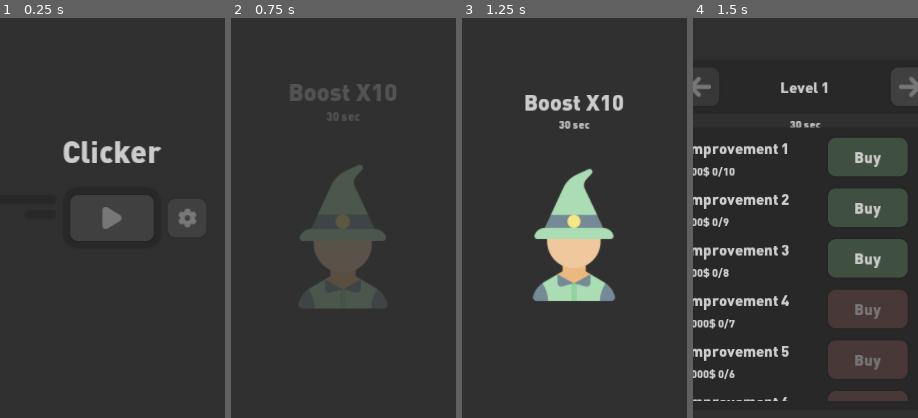
Above: before the commit, frames 1-4 (left to right).
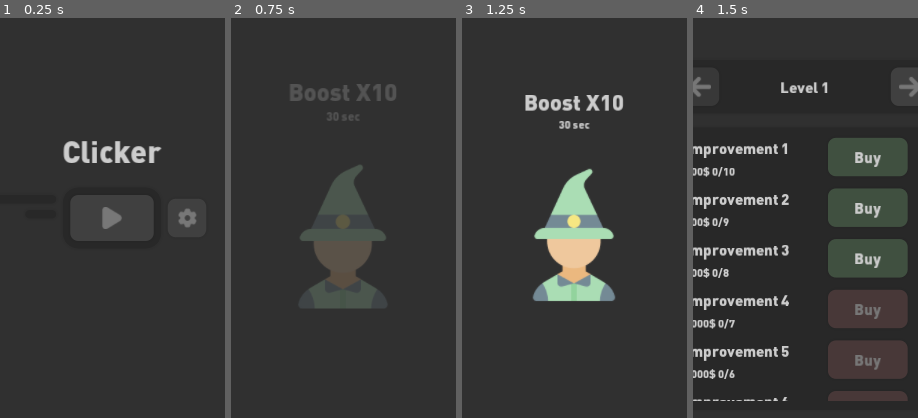
Above: after the commit, the same moments.

Repository: HixRaid/clicker
Game: Godot game, scene res://game/scenes/main.tscn
The game is run twice, just before and just after one commit, with the same random seed, the same clock (stepped at 60 frames per second) and the same inputs.
Inputs (mouse positions are % of the whole screen's width and height, from its top left):
- Up to frame 1 (0.25 s): no input
- Up to frame 2 (0.75 s): click (50, 50) at 0.5 s
- Up to frame 3 (1.25 s): no input
- Up to frame 4 (1.5 s): click (38, 96) at 1.25 s
The pictures show only the part of the screen within x 25-75%, y 25-75%; the shares and areas given below are measured in that part.

Frames 1-3 are identical in both runs. In frame 4, 0.2% of the frame differs, in the area x 43-57%, y 25-28%.

Commit message:
Added boost panel animation

Diff:
--- a/game/scenes/main.tscn
+++ b/game/scenes/main.tscn
@@ -27,6 +27,125 @@
 [ext_resource path="res://game/scripts/controllers/menu_controller.gd" type="Script" id=25]
 [ext_resource path="res://game/scripts/ui/main_control.gd" type="Script" id=26]
 
+[sub_resource type="Animation" id=9]
+length = 0.001
+tracks/0/type = "value"
+tracks/0/path = NodePath(".:visible")
+tracks/0/interp = 0
+tracks/0/loop_wrap = true
+tracks/0/imported = false
+tracks/0/enabled = true
+tracks/0/keys = {
+"times": PoolRealArray( 0 ),
+"transitions": PoolRealArray( 1 ),
+"update": 1,
+"values": [ true ]
+}
+tracks/1/type = "value"
+tracks/1/path = NodePath(".:modulate")
+tracks/1/interp = 2
+tracks/1/loop_wrap = true
+tracks/1/imported = false
+tracks/1/enabled = true
+tracks/1/keys = {
+"times": PoolRealArray( 0 ),
+"transitions": PoolRealArray( 1 ),
+"update": 0,
+"values": [ Color( 1, 1, 1, 1 ) ]
+}
+tracks/2/type = "value"
+tracks/2/path = NodePath(".:rect_scale")
+tracks/2/interp = 2
+tracks/2/loop_wrap = true
+tracks/2/imported = false
+tracks/2/enabled = true
+tracks/2/keys = {
+"times": PoolRealArray( 0 ),
+"transitions": PoolRealArray( 1 ),
+"update": 0,
+"values": [ Vector2( 1, 1 ) ]
+}
+
+[sub_resource type="Animation" id=10]
+resource_name = "close"
+length = 0.15
+tracks/0/type = "value"
+tracks/0/path = NodePath(".:visible")
+tracks/0/interp = 0
+tracks/0/loop_wrap = true
+tracks/0/imported = false
+tracks/0/enabled = true
+tracks/0/keys = {
+"times": PoolRealArray( 0, 0.15 ),
+"transitions": PoolRealArray( 1, 1 ),
+"update": 1,
+"values": [ true, false ]
+}
+tracks/1/type = "value"
+tracks/1/path = NodePath(".:modulate")
+tracks/1/interp = 2
+tracks/1/loop_wrap = true
+tracks/1/imported = false
+tracks/1/enabled = true
+tracks/1/keys = {
+"times": PoolRealArray( 0, 0.15 ),
+"transitions": PoolRealArray( 1, 1 ),
+"update": 0,
+"values": [ Color( 1, 1, 1, 1 ), Color( 1, 1, 1, 0 ) ]
+}
+tracks/2/type = "value"
+tracks/2/path = NodePath(".:rect_scale")
+tracks/2/interp = 2
+tracks/2/loop_wrap = true
+tracks/2/imported = false
+tracks/2/enabled = true
+tracks/2/keys = {
+"times": PoolRealArray( 0, 0.15 ),
+"transitions": PoolRealArray( 1, 1 ),
+"update": 0,
+"values": [ Vector2( 1, 1 ), Vector2( 0.5, 0.5 ) ]
+}
+
+[sub_resource type="Animation" id=11]
+resource_name = "open"
+length = 0.15
+tracks/0/type = "value"
+tracks/0/path = NodePath(".:visible")
+tracks/0/interp = 0
+tracks/0/loop_wrap = true
+tracks/0/imported = false
+tracks/0/enabled = true
+tracks/0/keys = {
+"times": PoolRealArray( 0 ),
+"transitions": PoolRealArray( 1 ),
+"update": 1,
+"values": [ true ]
+}
+tracks/1/type = "value"
+tracks/1/path = NodePath(".:modulate")
+tracks/1/interp = 2
+tracks/1/loop_wrap = true
+tracks/1/imported = false
+tracks/1/enabled = true
+tracks/1/keys = {
+"times": PoolRealArray( 0, 0.15 ),
+"transitions": PoolRealArray( 1, 1 ),
+"update": 0,
+"values": [ Color( 1, 1, 1, 0 ), Color( 1, 1, 1, 1 ) ]
+}
+tracks/2/type = "value"
+tracks/2/path = NodePath(".:rect_scale")
+tracks/2/interp = 2
+tracks/2/loop_wrap = true
+tracks/2/imported = false
+tracks/2/enabled = true
+tracks/2/keys = {
+"times": PoolRealArray( 0, 0.15 ),
+"transitions": PoolRealArray( 1, 1 ),
+"update": 0,
+"values": [ Vector2( 0.5, 0.5 ), Vector2( 1, 1 ) ]
+}
+
 [sub_resource type="Animation" id=5]
 length = 0.001
 tracks/0/type = "value"
@@ -717,7 +836,7 @@
 margin_top = 72.0
 mouse_filter = 2
 
-[node name="Boost" type="Control" parent="InterfaceSwitch/Clicker/Panel/Wrapper"]
+[node name="BoostPanel" type="Control" parent="InterfaceSwitch/Clicker/Panel/Wrapper"]
 anchor_left = 0.5
 anchor_top = 0.5
 anchor_right = 0.5
@@ -726,9 +845,11 @@
 margin_top = -316.0
 margin_right = 216.0
 margin_bottom = -220.0
-mouse_filter = 2
-
-[node name="XLabel" type="Label" parent="InterfaceSwitch/Clicker/Panel/Wrapper/Boost"]
+rect_pivot_offset = Vector2( 216, 48 )
+mouse_filter = 2
+script = ExtResource( 13 )
+
+[node name="XLabel" type="Label" parent="InterfaceSwitch/Clicker/Panel/Wrapper/BoostPanel"]
 anchor_right = 1.0
 anchor_bottom = 1.0
 margin_bottom = -32.0
@@ -737,7 +858,7 @@
 align = 1
 valign = 1
 
-[node name="TimeLabel" type="Label" parent="InterfaceSwitch/Clicker/Panel/Wrapper/Boost"]
+[node name="TimeLabel" type="Label" parent="InterfaceSwitch/Clicker/Panel/Wrapper/BoostPanel"]
 anchor_top = 1.0
 anchor_right = 1.0
 anchor_bottom = 1.0
@@ -746,6 +867,11 @@
 text = "30 sec"
 align = 1
 valign = 1
+
+[node name="AnimationPlayer" type="AnimationPlayer" parent="InterfaceSwitch/Clicker/Panel/Wrapper/BoostPanel"]
+anims/RESET = SubResource( 9 )
+anims/close = SubResource( 10 )
+anims/open = SubResource( 11 )
 
 [node name="TopPanel" type="Control" parent="InterfaceSwitch/Clicker/Panel/Wrapper"]
 anchor_right = 1.0
--- a/game/scripts/ui/control_panel.gd
+++ b/game/scripts/ui/control_panel.gd
@@ -4,6 +4,7 @@
 
 onready var interface_switch = $"%InterfaceSwitch"
 onready var animation_player = $AnimationPlayer
+onready var boost_panel = $"../BoostPanel"
 onready var top_panel = $"../TopPanel"
 onready var character_image = $"../CharacterImage"
 onready var improvements_panel = $"../ImprovementsPanel"
@@ -23,6 +24,7 @@
 
 func set_visible_panels():
 	top_panel.set_visible_panel(is_active)
+	boost_panel.set_visible_panel(is_active)
 	character_image.set_visible(is_active)
 	improvements_panel.set_visible_panel(is_active)
 	shop_panel.set_visible_panel(!is_active)
Not shown: 1 places in game/scenes/main.tscn that only renumber resources
